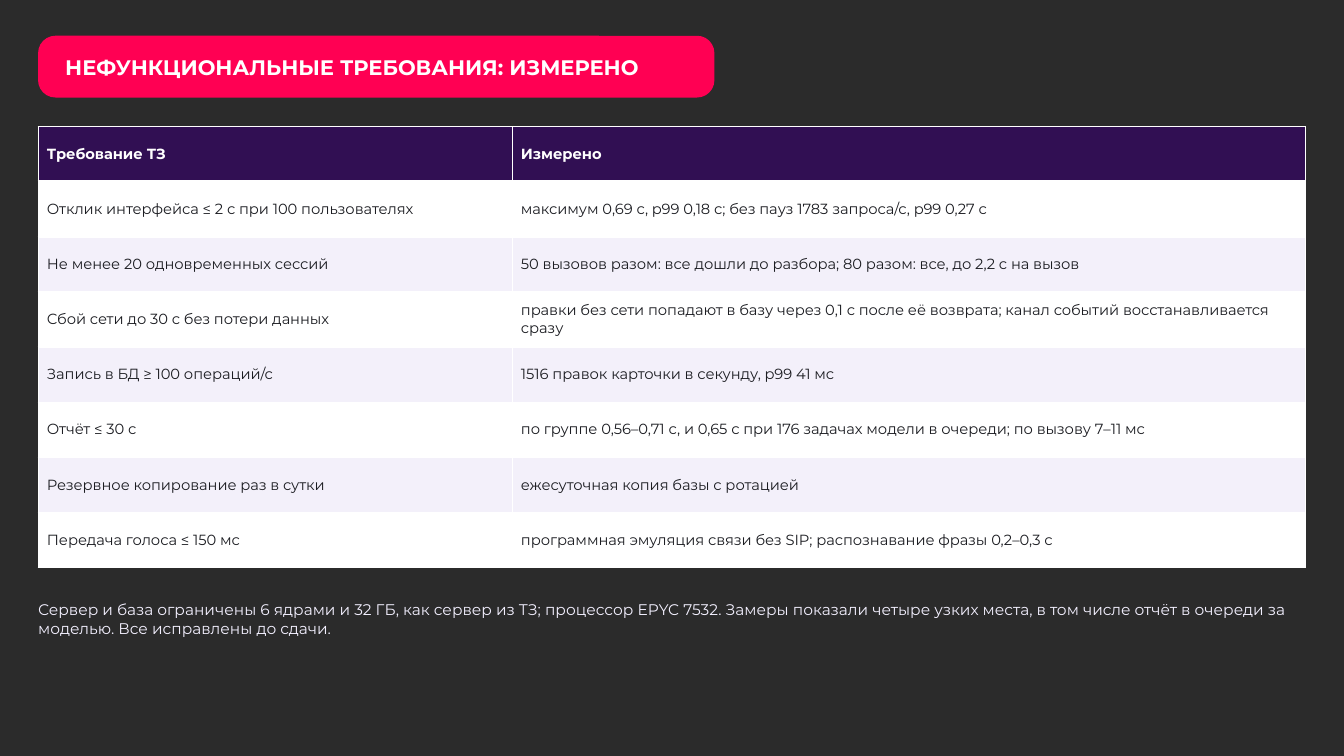
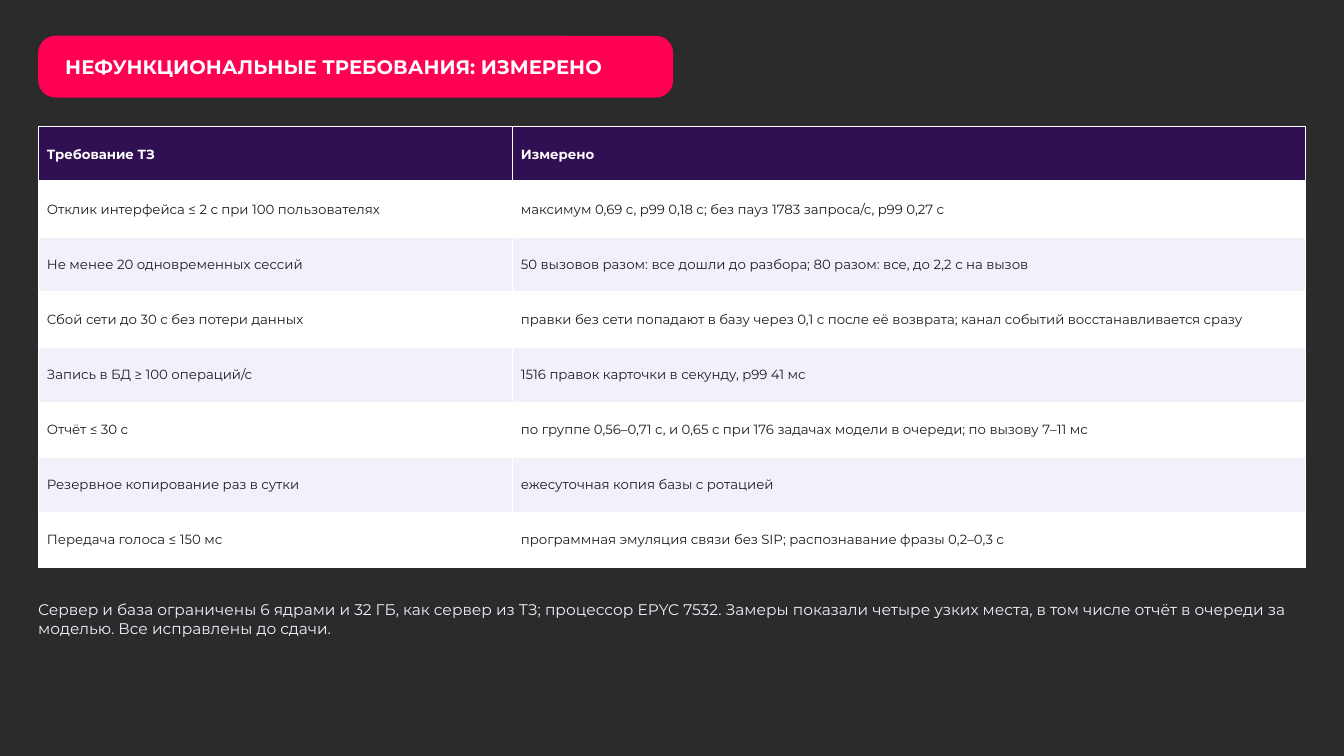
Before and after one commit to Den4ikAI/arm112-trainer_final, a slide deck: slide 23 of docs/презентация.pptx. Drawn at 1344x756 pixels with LibreOffice and Linux fonts; fonts in the diff are those of the drawing; background and template pictures are left out; a plain dark background stands for a picture behind light text. Boxes give left, top, right and bottom in pixels: in the first picture for what was removed or moved away, otherwise in the second. Text is boxed around its words. In the diff, an @@ line names an element or a change of style, - is before the commit and + after.

```diff
--- a/docs/презентация.pptx
+++ b/docs/презентация.pptx
@@ rounded rectangle "НЕФУНКЦИОНАЛЬНЫЕ ТРЕБОВАНИЯ: ИЗМЕРЕНО": place and size @@
-rounded rectangle "НЕФУНКЦИОНАЛЬНЫЕ ТРЕБОВАНИЯ: ИЗМЕРЕНО" at box(38, 35, 715, 97)
+rounded rectangle "НЕФУНКЦИОНАЛЬНЫЕ ТРЕБОВАНИЯ: ИЗМЕРЕНО" at box(38, 35, 674, 97)
@@ rounded rectangle "НЕФУНКЦИОНАЛЬНЫЕ ТРЕБОВАНИЯ: ИЗМЕРЕНО" at box(38, 35, 674, 97): size 15 to 14 pt @@
@@ table at box(38, 127, 1306, 568) @@
@@ size 10.5 to 9.5 pt @@
```
Also in this commit, not shown: 22 other slides changed, 4 other files.
